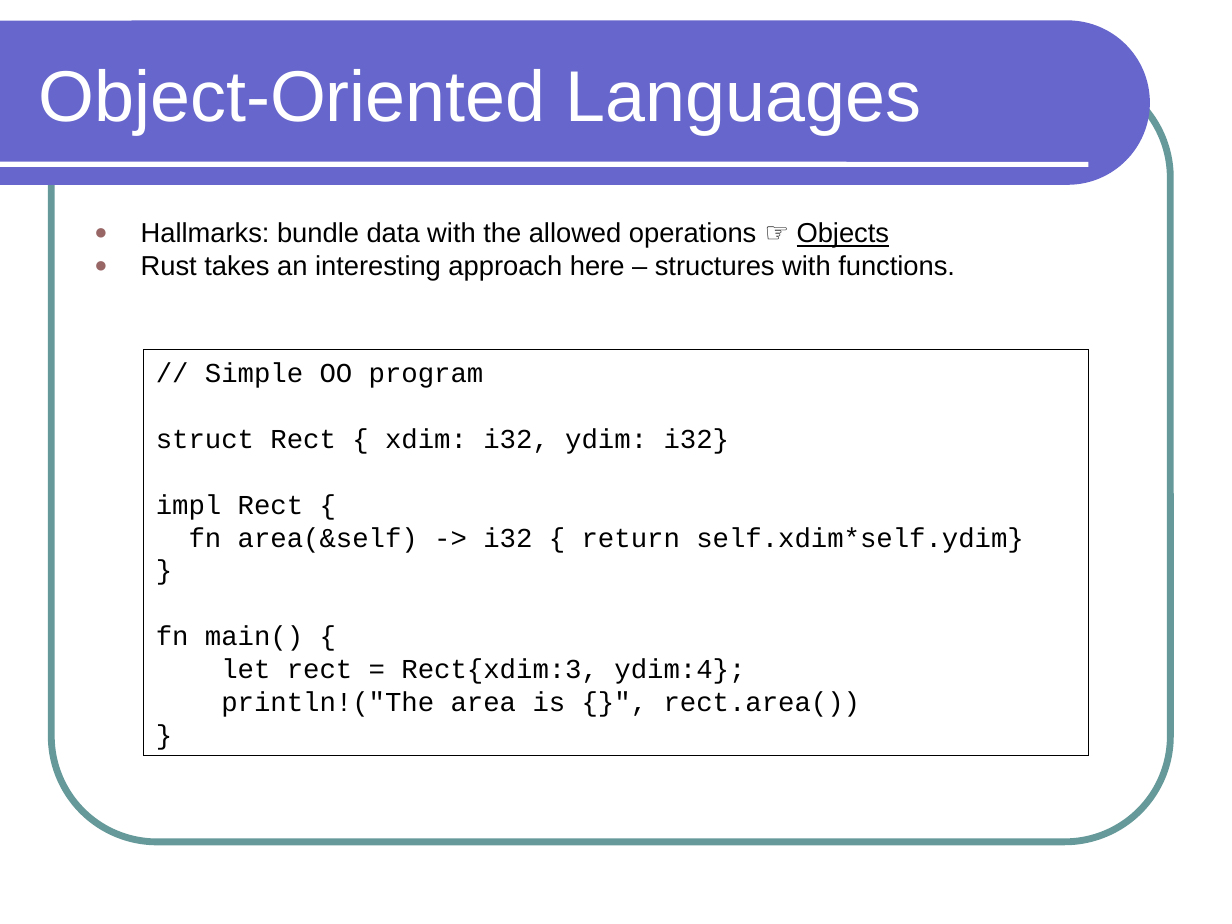
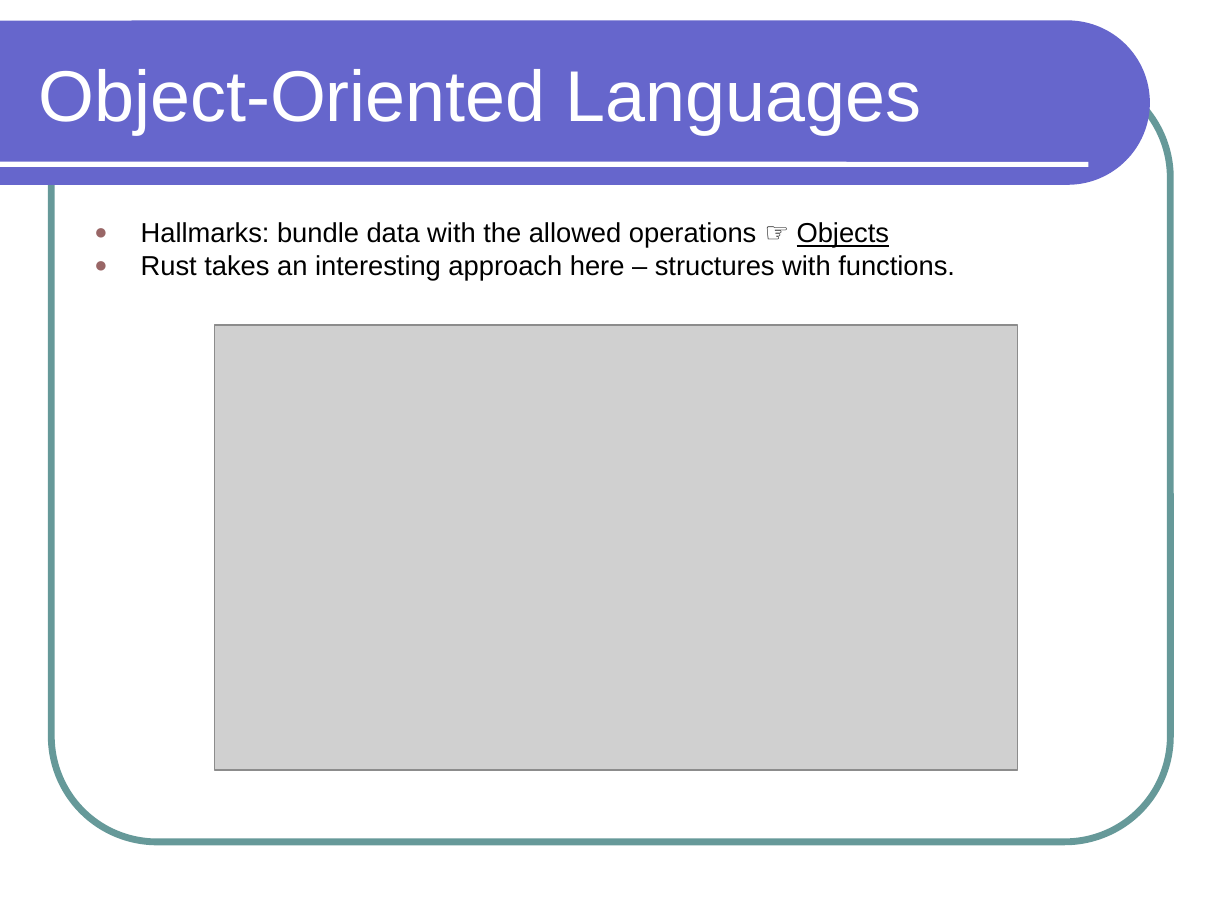
Before and after one commit to lutzhamel/CSC301, a slide deck: slide 16 of notes/csc301-ln001.ppt. Drawn at 1232x924 pixels with LibreOffice and Linux fonts; fonts in the diff are those of the drawing; grey boxes stand for pictures. Boxes give left, top, right and bottom in pixels: in the first picture for what was removed or moved away, otherwise in the second. Text is boxed around its words. In the diff, an @@ line names an element or a change of style, - is before the commit and + after.

```diff
--- a/notes/csc301-ln001.ppt
+++ b/notes/csc301-ln001.ppt
@@ picture added at <box>214,325,1016,770</box> @@
@@ rectangle removed at <box>144,350,1089,756</box> @@
-// Simple OO program
-struct Rect { xdim: i32, ydim: i32}
-impl Rect {
-fn area(&self) -> i32 { return self.xdim*self.ydim}
-}
-fn main() {
-let rect = Rect{xdim:3, ydim:4};
-println!("The area is {}", rect.area())
-}
```
Also in this commit, not shown: 4 other slides changed, 3 slides added, 3 slides removed, 2 other files.
